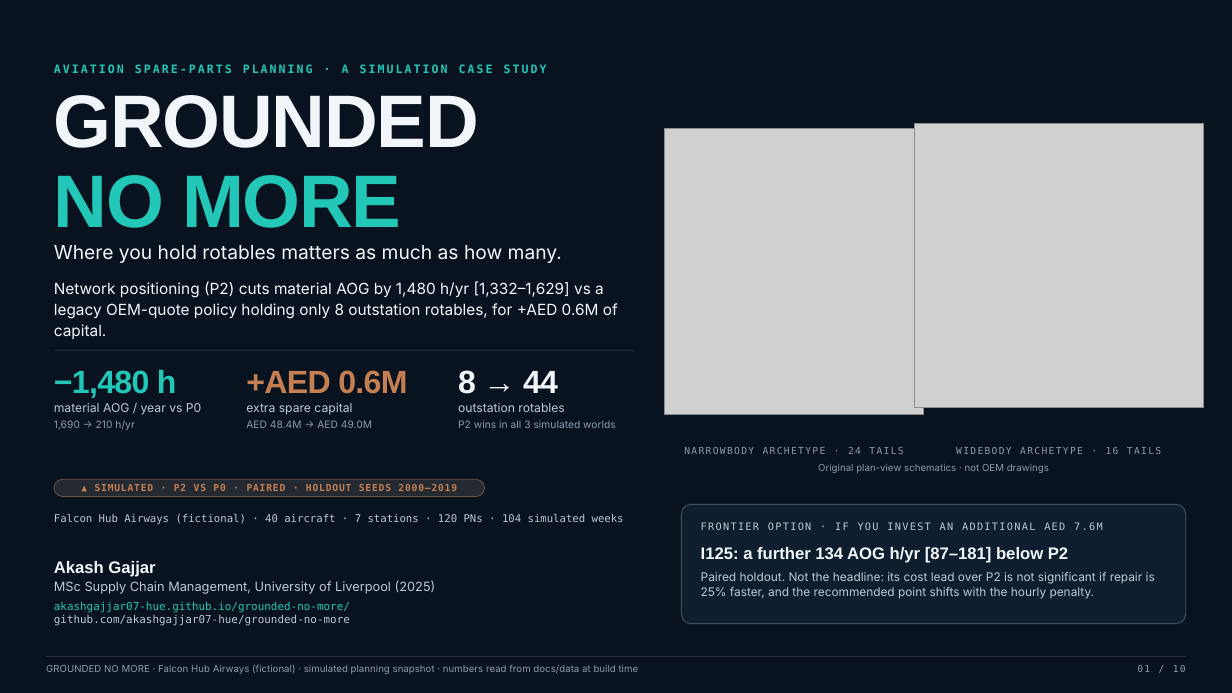
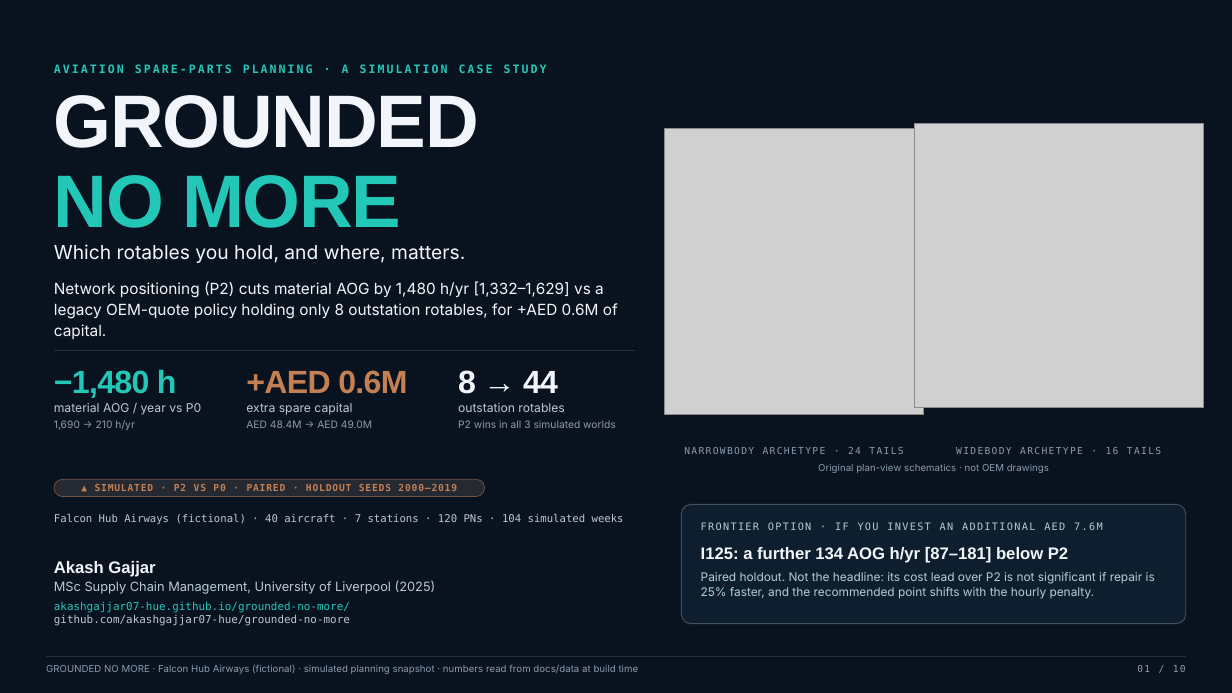
Before and after one commit to akashgajjar07-hue/grounded-no-more, a slide deck: slide 1 of presentations/case_study_deck.pptx. Drawn at 1232x693 pixels with LibreOffice and Linux fonts; fonts in the diff are those of the drawing; grey boxes stand for pictures; background and template pictures are left out. Boxes give left, top, right and bottom in pixels: in the first picture for what was removed or moved away, otherwise in the second. Text is boxed around its words. In the diff, an @@ line names an element or a change of style, - is before the commit and + after.

```diff
--- a/presentations/case_study_deck.pptx
+++ b/presentations/case_study_deck.pptx
@@ text at (54, 244, 465, 263): text changed @@
-Where you hold rotables matters as much as how many.
+Which rotables you hold, and where, matters.
```
Also in this commit, not shown: 3 other slides changed, 52 other files.
